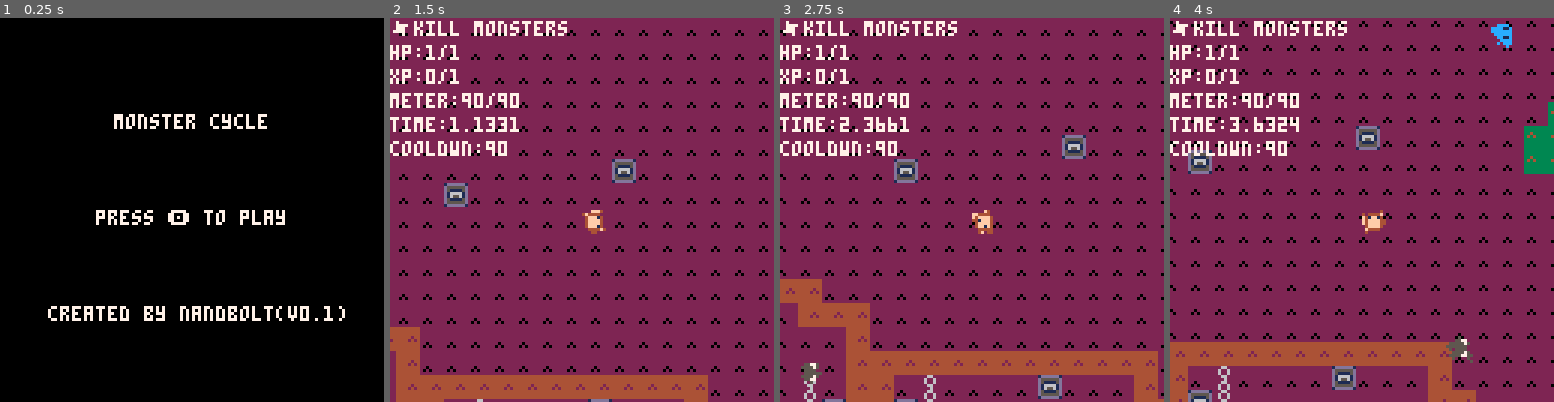
Above: before the commit, frames 1-4 (left to right).
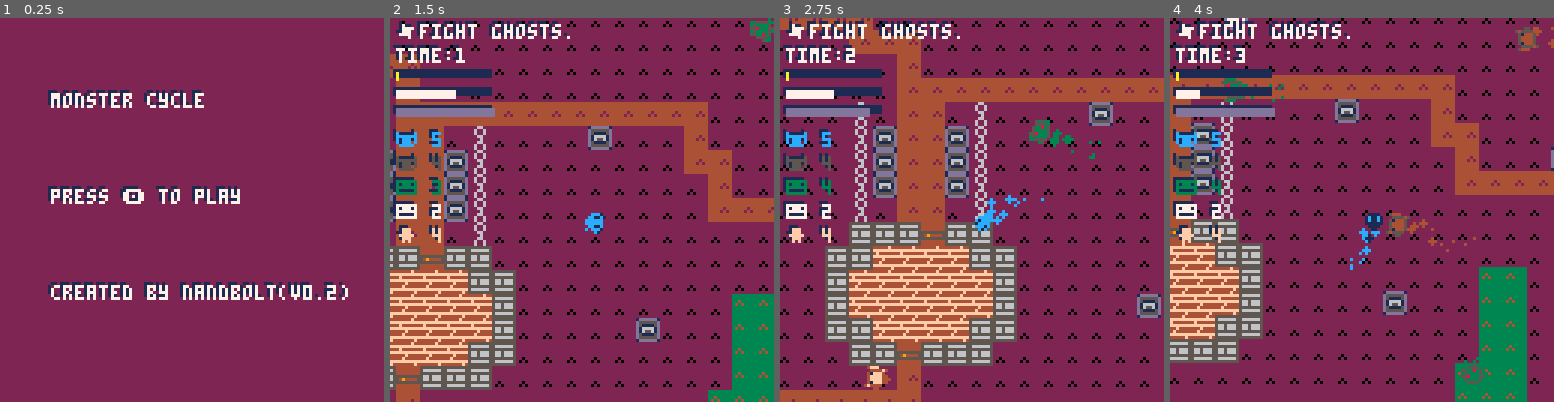
Above: after the commit, the same moments.

Repository: nandbolt/Monster-Cycle
Game: PICO-8 cartridge monster-cycle.p8
Same seed, same stepped clock (60 frames per second), same inputs: the game is played once before the commit and once after it.
Inputs:
- Up to frame 1 (0.25 s): no input
- Up to frame 2 (1.5 s): tap O (Z key) at 0.33, 0.7, 1.43 s; tap X (X key) at 1.07 s
- Up to frame 3 (2.75 s): hold Left 1.97-2.37 s; tap X (X key) at 2.07, 2.4, 2.73 s; tap O (Z key) at 2.22 s; hold Down from 2.42 s (still down)
- Up to frame 4 (4 s): release Down at 2.82 s; hold Right 2.87-3.53 s; tap X (X key) at 3.07, 3.4, 3.73 s; tap O (Z key) at 3.1, 3.98 s; hold Up from 3.58 s (still down)

The runs differ from the first frame. In frame 1, 100% of the frame differs, in the area x 0-100%, y 0-100%; in frame 2, 43%; in frame 3, 50%; in frame 4, 41%.

Commit message:
fullish loop (no decsension)

Diff:
--- a/monster-cycle.p8
+++ b/monster-cycle.p8
@@ -6,7 +6,7 @@
 
 --game state
 gstate=0
-gtime=0
+gtime=0 --game time (steps)
 
 --actor pools
 ghosts={}
@@ -43,11 +43,41 @@
 		skeletons={}
 		humans={}
 
+		--preprocess enemies
+		for i=1,4 do
+			spnr.x=irnd(0,mw)
+			spnr.y=irnd(0,mw)
+			make_ghost(spnr.x,spnr.y,false)
+		end
+		for i=1,4 do
+			spnr.x=irnd(0,mw)
+			spnr.y=irnd(0,mw)
+			make_wraith(spnr.x,spnr.y,false)
+		end
+		for i=1,2 do
+			spnr.x=irnd(0,mw)
+			spnr.y=irnd(0,mw)
+			make_zombie(spnr.x,spnr.y,false)
+		end
+		for i=1,2 do
+			spnr.x=irnd(0,mw)
+			spnr.y=irnd(0,mw)
+			make_skeleton(spnr.x,spnr.y,false)
+		end
+		for i=1,4 do
+			spnr.x=irnd(0,mw)
+			spnr.y=irnd(0,mw)
+			make_human(spnr.x,spnr.y,false)
+		end
+
 		--add player
 		spnr.x=hmw+irnd(0,128)-64
 		spnr.y=hmh+irnd(0,128)-64
-		--make_wraith(spnr.x,spnr.y,true)
-		make_human(spnr.x,spnr.y,true)
+		if rnd(1)<0.5 then
+			make_ghost(spnr.x,spnr.y,true)
+		else
+			make_wraith(spnr.x,spnr.y,true)
+		end
 	end
 end
 
@@ -93,7 +123,7 @@
 				_init()
 			end
 		else
-			gtime+=1/30
+			gtime+=1
 		end
 	end
 end
@@ -105,12 +135,28 @@
 
 	--menu state
 	if gstate==gst_menu then
-		cursor(38,32)
+		local xx,yy=16,24
+		cls(2)
+
+		--title
+		cursor(xx,yy)
+		print("monster cycle",1)
+		cursor(xx+1,yy+1)
 		print("monster cycle",7)
-		cursor(32,64)
+
+		--game mode prompts
+		yy+=32
+		cursor(xx,yy)
+		print("press 🅾️ to play",1)
+		cursor(xx+1,yy+1)
 		print("press 🅾️ to play",7)
-		cursor(16,96)
-		print("created by nandbolt(v0.1)",7)
+
+		--credits
+		yy+=32
+		cursor(xx,yy)
+		print("created by nandbolt(v0.2)",1)
+		cursor(xx+1,yy+1)
+		print("created by nandbolt(v0.2)",7)
 	else
 		--draw tiles
 		map(0,0,0,0,mw,mh)
@@ -127,35 +173,103 @@
 
 		--active state
 		if gstate==gst_active then
-			--draw goal
-			local xx,yy=cam.x,cam.y+1
+			local xx,yy=cam.x+1,cam.y+1
+			local val=0
+
+			--goal
 			cursor(xx,yy)
+			print(player.goal,1)
+			cursor(xx+1,yy+1)
 			print(player.goal,7)
-			cursor(xx,yy+8)
-			print("hp:"..player.hp.."/"..player.maxhp,7)
-			cursor(xx,yy+16)
-			print("xp:"..player.xp.."/"..player.maxxp,7)
-			cursor(xx,yy+24)
-			print("meter:"..player.meter.."/"..player.maxmeter,7)
-			cursor(xx,yy+32)
-			print("time:"..gtime)
-
-			--debug
-			cursor(xx,yy+40)
-			print("cooldwn:"..player.cooldwn)
+
+			--timer
+			yy+=8
+			local seconds=flr(gtime/30)
+			cursor(xx,yy)
+			print("time:"..seconds,1)
+			cursor(xx+1,yy+1)
+			print("time:"..seconds,7)
+
+			--xp
+			yy+=8
+			val=player.xp/player.maxxp
+			rectfill(xx,yy,xx+32,yy+2,1)
+			rectfill(xx+1,yy+1,xx+1+ceil(32*val),yy+3,10)
+
+			--meter
+			yy+=6
+			val=player.meter/player.maxmeter
+			rectfill(xx,yy,xx+32,yy+2,1)
+			rectfill(xx+1,yy+1,xx+1+flr(32*val),yy+3,7)
+
+			--cooldown
+			yy+=6
+			val=player.cooldwn/player.maxcooldwn
+			rectfill(xx,yy,xx+32,yy+2,1)
+			rectfill(xx+1,yy+1,xx+1+flr(32*val),yy+3,13)
+
+			--actors
+			yy+=8
+			val=#ghosts
+			cursor(xx,yy)
+			print("🐱 "..val,1)
+			cursor(xx+1,yy+1)
+			print("🐱 "..val,12)
+			yy+=8
+			val=#wraiths
+			cursor(xx,yy)
+			print("🐱 "..val,1)
+			cursor(xx+1,yy+1)
+			print("🐱 "..val,5)
+			yy+=8
+			val=#zombies
+			cursor(xx,yy)
+			print("😐 "..val,1)
+			cursor(xx+1,yy+1)
+			print("😐 "..val,3)
+			yy+=8
+			val=#skeletons
+			cursor(xx,yy)
+			print("😐 "..val,1)
+			cursor(xx+1,yy+1)
+			print("😐 "..val,7)
+			yy+=8
+			val=#humans
+			cursor(xx,yy)
+			print("웃 "..val,1)
+			cursor(xx+1,yy+1)
+			print("웃 "..val,15)
 		--death menu
 		elseif gstate==gst_dead then
+			--death prompt
 			cursor(cam.x+32,cam.y+32)
+			print("death.",1)
+			cursor(cam.x+33,cam.y+33)
 			print("death.",7)
+
+			--restart prompt
 			cursor(cam.x+32,cam.y+64)
+			print("❎ to retry",1)
+			cursor(cam.x+33,cam.y+65)
 			print("❎ to retry",7)
 		--victory menu
 		elseif gstate==gst_complete then
+			--victory prompt
 			cursor(cam.x+32,cam.y+16)
-			print("zombie reborn.",7)
-			cursor(cam.x+32,cam.y+24)
+			print("monster ascended.",1)
+			cursor(cam.x+33,cam.y+17)
+			print("monster ascended.",7)
+
+			--time
+			cursor(cam.x+32,cam.y+26)
+			print("time:"..gtime,1)
+			cursor(cam.x+33,cam.y+27)
 			print("time:"..gtime,7)
-			cursor(cam.x+32,cam.y+32)
+
+			--restart prompt
+			cursor(cam.x+32,cam.y+36)
+			print("❎ to play again",1)
+			cursor(cam.x+33,cam.y+37)
 			print("❎ to play again",7)
 		end
 	end
@@ -179,10 +293,6 @@
 gst_active=1 --active game state
 gst_dead=2 --dead game state
 gst_complete=3 --complete game state
-goals1={"✽fight ghosts.",
-	"웃eat humans!"}
-goals2={"◆find tombtone!",
-	"⌂find bed!"}
 
 --returns vector2 length
 function get_vec_len(x,y)
@@ -227,6 +337,15 @@
 	end
 	return false
 end
+
+--point_in_view
+function point_in_view(x,y)
+	if x>cam.x and x<cam.x+ss and
+		y>cam.y and y<cam.y+ss then
+		return true
+	end
+	return false
+end
 -->8
 --ghost
 
@@ -240,15 +359,15 @@
 
 	--states
 	ghost.ethereal=true
+	ghost.tier=1
+	ghost.ascenders={80,96}
+	ghost.targs={ghosts,wraiths}
+
+	--trail
+	init_trail(ghost,12)
 
 	--dash
-	ghost.dashing=false
-	ghost.dashspd=3
-	ghost.dashctrail=1 --dash trail color
-
-	--trail
-	ghost.normctrail=12 --normal trail color
-	ghost.ctrail=ghost.normctrail --trail color
+	init_dash(ghost,3,1,{{17},{18},{19}})
 
 	--player or npc
 	if is_player then
@@ -260,79 +379,21 @@
 	end
 
 	--add to list
-	add(ghosts,ghost)
+	ghost.pool=ghosts
+	add(ghost.pool,ghost)
 end
 
 --updates ghost logic
 function update_ghost(ghost)
-	--get input
+	--update input/abilities
 	ghost.update_input(ghost)
-
-	--update dash
-	if ghost.oaction and ghost.meter>0 then
-		if not ghost.dashing then
-			--burst
-			ghost.vx+=ghost.dx*2
-			ghost.vy+=ghost.dy*2
-
-			--if player
-			if ghost==player then
-				sfx(0)
-			end
-		end
-		ghost.dashing=true
-		ghost.invulnerable=true
-		ghost.cooldwn=ghost.maxcooldwn
-		ghost.meter-=1
-	else
-		ghost.dashing=false
-		ghost.invulnerable=false
-		if ghost.cooldwn<=0 then
-			ghost.meter=ghost.maxmeter
-			ghost.cooldwn=ghost.maxcooldwn
-		else
-			ghost.cooldwn-=1
-		end
-	end
-
-	--update max speed
-	if ghost.dashing then
-		ghost.maxspd=ghost.dashspd
-	else
-		ghost.maxspd=ghost.normspd
-	end
-
-	--update trail
-	ghost.ctrail=ghost.normctrail
-	if (ghost.xp==ghost.maxxp) then
-		ghost.ctrail=10
-	elseif (ghost.dashing) then
-		ghost.ctrail=ghost.dashctrail
-	end
-	add_p(ghost.x+irnd(1,6),
-		ghost.y+irnd(1,6),ghost.ctrail)
+	update_dash(ghost)
 
 	--move and collide
 	move_and_collide(ghost)
 
-	--check dash hitbox
-	if ghost.dashing then
-		local oghost=touching(ghost,ghosts)
-		if oghost!=nil then
-			ghost_kill(ghost,oghost)
-		end
-	end
-
-	--check gravestone if ready
-	if ghost.xp==ghost.maxxp then
-		for y=ghost.y,ghost.y+ts,ts do
-			for x=ghost.x,ghost.x+ts,ts do
-				if mget(x/ts,y/ts)==6 then
-					ghost_ascend(ghost)
-				end
-			end
-		end
-	end
+	--check ascendance
+	check_ascend(ghost)
 end
 
 
@@ -346,87 +407,19 @@
 	--update state
 	ghost.mcnt+=1
 	if (ghost.mcnt%2)==0 then
-		ghost_npc_think(ghost)
+		npc_think(ghost)
 	end
 
 	--states
 	if ghost.mstate==st_fight then
-		--update target position
-		if ghost.targ!=nil then
-			ghost.tx=ghost.targ.x+irnd(0,64)-32
-			ghost.ty=ghost.targ.y+irnd(0,64)-32
-		end
-	else
-		--update target
-		if (ghost.mcnt%30)==0 then
-			ghost.tx=ghost.x+irnd(0,64)-32
-			ghost.ty=ghost.y+irnd(0,64)-32
-		end
+		update_target(ghost)
+	else
+		update_rand_target(ghost)
 	end
 
 	--update input direction
 	ghost.dx=clamp(ghost.tx-ghost.x,-1,1)
 	ghost.dy=clamp(ghost.ty-ghost.y,-1,1)
-end
-
---ghost kill
-function ghost_kill(ghost,oghost)
-	--add xp
-	ghost.xp=clamp(ghost.xp+1,0,ghost.maxxp)
-
-	--if player and ready to ascend
-	if ghost==player then
-		sfx(3)
-		if ghost.xp==ghost.maxxp then
-			player.goal=goals2[ghost.idx]
-		end
-	end
-
-	--if other is player
-	if oghost==player then
-		gstate=gst_dead
-		sfx(4)
-	end
-
-	--destroy other ghost
-	del(ghosts,oghost)
-end
-
---ghost ascend
-function ghost_ascend(ghost)
-	--if player
-	if ghost==player then
-		--set player to zombie
-		make_zombie(ghost.x,ghost.y,true)
-
-		--game complete
-		--gstate=gst_complete
-	else
-		--set npc to zombie
-		make_zombie(ghost.x,ghost.y,false)
-	end
-
-	--destroy ghost
-	del(ghosts,ghost)
-end
-
---ghost npc think
-function ghost_npc_think(ghost)
-	if (ghost.mstate==st_wander) then
-		--check near target
-		for oghost in all(ghosts) do
-		 if ghost!=oghost and get_dist(ghost.x,ghost.y,oghost.x,oghost.y)<=ghost.tradius then
-		 	ghost.targ=oghost
-		 	ghost.mstate=st_fight
-		 	ghost.oaction=true
-		 end
-		end
-	else
-		local dist = get_dist(ghost.x,ghost.y,ghost.targ.x,ghost.targ.y)
-		if ghost.targ==nil or dist>ghost.tradius then
-			ghost.mstate=st_wander
-		end
-	end
 end
 -->8
 --particles
@@ -477,12 +470,25 @@
 	--actor
 	init_actor(zombie,x,y,is_player)
 
+	--state
+	zombie.tier=2
+	zombie.ascenders={80,96}
+	zombie.targs={humans}
+
+	--trail
+	init_trail(zombie,3)
+
 	--sprite
 	zombie.rsprs={33,49}
 	zombie.dsprs={34,50}
 	zombie.dgsprs={35,51}
 	zombie.sprs=zombie.rsprs
 
+	--dash
+	init_dash(zombie,2,3,
+		{zombie.rsprs,zombie.dsprs,
+		zombie.dgsprs})
+
 	--player or npc
 	if is_player then
 		zombie.update_input=update_player_input
@@ -493,16 +499,21 @@
 	end
 
 	--add to list
-	add(zombies,zombie)
+	zombie.pool=zombies
+	add(zombie.pool,zombie)
 end
 
 --updates zombie logic
 function update_zombie(zombie)
 	--get input
 	zombie.update_input(zombie)
+	update_dash(zombie)
 
 	--move and collide
 	move_and_collide(zombie)
+
+	--check ascendance
+	check_ascend(zombie)
 end
 
 --renders the zombie
@@ -512,9 +523,18 @@
 
 -- npc input
 function zombie_npc_input(zombie)
-	--update target
-	zombie.tx=zombie.x+irnd(0,64)-32
-	zombie.ty=zombie.y+irnd(0,64)-32
+	--update state
+	zombie.mcnt+=1
+	if (zombie.mcnt%2)==0 then
+		npc_think(zombie)
+	end
+
+	--states
+	if zombie.mstate==st_fight then
+		update_target(zombie)
+	else
+		update_rand_target(zombie)
+	end
 
 	--update input direction
 	zombie.dx=clamp(zombie.tx-zombie.x,-1,1)
@@ -551,13 +571,15 @@
 	a.flipx=false --sprite flip x
 	a.flipy=false --sprite flip y
 
+	--tier
+	a.tier=1
+	a.targs={}
+
 	--health
-	a.maxhp=1
-	a.hp=1
 	a.invulnerable=false
 
 	--xp
-	a.maxxp=1
+	a.maxxp=3
 	a.xp=0
 
 	--meter
@@ -639,20 +661,22 @@
 
 --checks actor collisions
 -- return: actor or nil
-function touching(a,pool)
-	for y=a.y,a.y+ts,ts do
-		for x=a.x,a.x+ts,ts do
-			for i=#pool,1,-1 do
-				local oa=pool[i]
-				local x1=oa.x
-				local x2=oa.x+ts
-				local y1=oa.y
-				local y2=oa.y+ts
-				local colliding=point_in_box(x,y,x1,y1,x2,y2)
-				if oa!=a and not
-				 oa.invulnerable and
-				 colliding then
-					return oa
+function touching(a,pools)
+	for pool in all(pools) do
+		for y=a.y,a.y+ts,ts do
+			for x=a.x,a.x+ts,ts do
+				for i=#pool,1,-1 do
+					local oa=pool[i]
+					local x1=oa.x
+					local x2=oa.x+ts
+					local y1=oa.y
+					local y2=oa.y+ts
+					local colliding=point_in_box(x,y,x1,y1,x2,y2)
+					if oa!=a and not
+					 oa.invulnerable and
+					 colliding then
+						return oa
+					end
 				end
 			end
 		end
@@ -691,7 +715,7 @@
 		if abs(abs(a.vx)-
 			abs(a.vy))<1 then
 			if a.dashing then
-				a.sprs={19}
+				a.sprs=a.dashdgsprs
 			else
 				a.sprs=a.dgsprs
 			end
@@ -710,7 +734,7 @@
 		--down sprite
 		elseif abs(a.vx)<abs(a.vy) then
 			if a.dashing then
-				a.sprs={18}
+				a.sprs=a.dashdsprs
 			else
 				a.sprs=a.dsprs
 			end
@@ -724,7 +748,7 @@
 		--right sprite
 		else
 			if a.dashing then
-				a.sprs={17}
+				a.sprs=a.dashrsprs
 			else
 				a.sprs=a.rsprs
 			end
@@ -743,14 +767,200 @@
 		1,1,a.flipx,a.flipy)
 
 	--draw hitbox
-	--for y=ghost.y,ghost.y+ts do
-		--for x=ghost.x,ghost.x+ts do
-			--if (x==ghost.x or x==ghost.x+ts or
-				--y==ghost.y or y==ghost.y+ts) then
-				--pset(x,y,1)
-			--end
-		--end
-	--end
+	--draw_hitbox(a)
+end
+
+--init trail
+function init_trail(a,c)
+	a.normctrail=c --normal trail color
+	a.ctrail=a.normctrail --trail color
+end
+
+--update trail
+function update_trail(a)
+	a.ctrail=a.normctrail
+	if (a.xp==a.maxxp) then
+		a.ctrail=10
+	elseif (a.dashing) then
+		a.ctrail=a.dashctrail
+	end
+	add_p(a.x+irnd(1,6),
+		a.y+irnd(1,6),a.ctrail)
+end
+
+--init dash
+function init_dash(a,dspd,dc,sprs)
+	--states
+	a.dashing=false
+	a.dashspd=dspd
+	a.dashctrail=dc --dash trail color
+	a.dashdmg=1
+
+	--sprites
+	a.dashrsprs=sprs[1]
+	a.dashdsprs=sprs[2]
+	a.dashdgsprs=sprs[3]
+end
+
+--update dash
+function update_dash(a)
+	if a.oaction and a.meter>0 then
+		if not a.dashing then
+			--burst
+			a.vx+=a.dx*2
+			a.vy+=a.dy*2
+			a.meter-=10
+
+			--if player
+			if a==player then
+				sfx(0)
+			end
+		end
+		a.dashing=true
+		a.invulnerable=true
+		a.cooldwn=a.maxcooldwn
+		a.meter-=1
+	else
+		a.dashing=false
+		a.invulnerable=false
+		if a.cooldwn<=0 then
+			a.meter=a.maxmeter
+			a.cooldwn=a.maxcooldwn
+		elseif a.meter<a.maxmeter then
+			a.cooldwn-=1
+		end
+	end
+
+	--update max speed
+	if a.dashing then
+		a.maxspd=a.dashspd
+
+		--check dash collisions
+		local oa=touching(a,a.targs)
+		if oa!=nil then
+			actor_kill(a,oa)
+		end
+	else
+		a.maxspd=a.normspd
+	end
+
+	--update trail
+	update_trail(a)
+end
+
+--ghost kill
+function actor_kill(a,oa)
+	--add xp
+	a.xp=clamp(a.xp+1,0,a.maxxp)
+
+	--if player and ready to ascend
+	if a==player then
+		sfx(3)
+		if a.xp==a.maxxp then
+			if a.tier==1 then
+				player.goal="◆find tombtone!"
+			elseif a.tier==2 then
+				player.goal="⌂find bed!"
+			elseif a.tier==3 then
+				player.goal="★find portal!"
+			end
+		end
+	end
+
+	--if other is player
+	if oa==player then
+		gstate=gst_dead
+		sfx(4)
+	end
+
+	--destroy other ghost
+	del(oa.pool,oa)
+end
+
+--check ascension
+function check_ascend(a)
+	if a.xp==a.maxxp then
+		for y=a.y,a.y+ts,ts do
+			for x=a.x,a.x+ts,ts do
+				local tile=mget(x/ts,y/ts)
+				if in_table(a.ascenders,tile) then
+					ascend(a)
+					return
+				end
+			end
+		end
+	end
+end
+
+--ascend
+function ascend(a)
+	local is_player=a==player
+
+	--to tier 2
+	if a.tier+1==2 then
+		if rnd(1)>0.5 then
+			make_zombie(a.x,a.y,is_player)
+		else
+			make_skeleton(a.x,a.y,is_player)
+		end
+	--to tier 3
+	elseif a.tier+1==3 then
+		make_human(a.x,a.y,is_player)
+	--to tier 4
+	elseif a.tier+1==4 then
+		gstate=gst_complete
+	end
+
+	--destroy actor
+	del(a.pool,a)
+end
+
+--get nearby target
+function get_near_targ(a)
+	for pool in all(a.targs) do
+		for oa in all(pool) do
+			if (a!=oa and get_dist(a.x,
+				a.y,oa.x,oa.y)<=
+				a.tradius) then
+				return oa
+			end
+		end
+	end
+end
+
+--npc think
+function npc_think(a)
+	if (a.mstate==st_wander) then
+		--check near target
+		a.targ=get_near_targ(a)
+		if a.targ!=nil then
+			a.mstate=st_fight
+			a.oaction=true
+		end
+	else
+		local dist = get_dist(a.x,a.y,a.targ.x,a.targ.y)
+		if a.targ==nil or dist>a.tradius then
+			a.mstate=st_wander
+		end
+	end
+end
+
+--update target
+function update_target(a)
+	if a.targ!=nil then
+		a.tx=a.targ.x+irnd(0,64)-32
+		a.ty=a.targ.y+irnd(0,64)-32
+	else
+		a.mstate=st_wander
+	end
+end
+
+--update random target
+function update_rand_target(a)
+	if (a.mcnt%30)==0 then
+		a.tx=a.x+irnd(0,64)-32
+		a.ty=a.y+irnd(0,64)-32
+	end
 end
 -->8
 --wraith
@@ -761,6 +971,22 @@
 
 	--actor
 	init_actor(wraith,x,y,is_player)
+
+	--states
+	wraith.ethereal=true
+	wraith.tier=1
+	wraith.ascenders={80,96}
+	wraith.targs={ghosts,wraiths}
+
+	--trail
+	init_trail(wraith,5)
+
+	--dash
+	init_dash(wraith,4,8,{{20},{21},{22}})
+
+	--meter
+	wraith.maxmeter=60
+	wraith.meter=60
 
 	--sprite
 	wraith.rsprs={4}
@@ -768,20 +994,18 @@
 	wraith.dgsprs={6}
 	wraith.sprs={4}
 
-	--trail
-	wraith.ctrail=5 --trail color
-
 	--player or npc
 	if is_player then
 		wraith.update_input=update_player_input
-		wraith.goal="✽fight wraiths."
+		wraith.goal="✽fight ghosts."
 		player=wraith
 	else
 		init_actor_npc(wraith,wraith_npc_input)
 	end
 
 	--add to list
-	add(wraiths,wraith)
+	wraith.pool=wraiths
+	add(wraith.pool,wraith)
 end
 
 --updates wraith logic
@@ -789,12 +1013,14 @@
 	--get input
 	wraith.update_input(wraith)
 
-	--update trail
-	add_p(wraith.x+irnd(1,6),
-		wraith.y+irnd(1,6),wraith.ctrail)
+	--update dash
+	update_dash(wraith)
 
 	--move and collide
 	move_and_collide(wraith)
+
+	--check ascendance
+	check_ascend(wraith)
 end
 
 --renders the wraith
@@ -804,17 +1030,22 @@
 
 --wraith npc input
 function wraith_npc_input(wraith)
-	--update target
-	wraith.tx=wraith.x+irnd(0,64)-32
-	wraith.ty=wraith.y+irnd(0,64)-32
+	--update state
+	wraith.mcnt+=1
+	if (wraith.mcnt%2)==0 then
+		npc_think(wraith)
+	end
+
+	--states
+	if wraith.mstate==st_fight then
+		update_target(wraith)
+	else
+		update_rand_target(wraith)
+	end
 
 	--update input direction
 	wraith.dx=clamp(wraith.tx-wraith.x,-1,1)
 	wraith.dy=clamp(wraith.ty-wraith.y,-1,1)
-end
-
---wraith npc think
-function wraith_npc_think(wraith)
 end
 -->8
 --spawner
@@ -823,18 +1054,26 @@
 spnr.y=0 --spawner y
 spnr.cnt=0 --spawn counter
 spnr.freq=30 --spawn frequency
-spnr.maxghosts=12 --max ghost spawns
+spnr.maxghosts=4 --max ghost spawns
 spnr.maxwraiths=4 --max wraith spawns
 spnr.maxzombies=4 --max zombie spawns
 spnr.maxskeletons=4 --max skeleton spawns
 spnr.maxhumans=4 --max human spawns
 
 --update spawn point
--- if not ethereal, dont
--- spawn in walls
 function update_spawnpoint(ethereal)
 	spnr.x=cam.x+irnd(0,1)*(ss+ts)-ts
 	spnr.y=cam.y+irnd(0,1)*(ss+ts)-ts
+	if spnr.x>mw then
+		spnr.x-=ss
+	elseif spnr.x<0 then
+		spnr.x+=ss
+	end
+	if spnr.y>mh then
+		spnr.x-=ss
+	elseif spnr.y<0 then
+		spnr.x+=ss
+	end
 end
 
 --update spawner
@@ -871,12 +1110,25 @@
 	--actor
 	init_actor(skeleton,x,y,is_player)
 
+	--state
+	skeleton.tier=2
+	skeleton.ascenders={80,96}
+	skeleton.targs={humans}
+
+	--trail
+	init_trail(skeleton,7)
+
 	--sprite
 	skeleton.rsprs={36,52}
 	skeleton.dsprs={37,53}
 	skeleton.dgsprs={38,54}
 	skeleton.sprs=skeleton.rsprs
 
+	--dash
+	init_dash(skeleton,2,7,
+		{skeleton.rsprs,skeleton.dsprs,
+		skeleton.dgsprs})
+
 	--player or npc
 	if is_player then
 		skeleton.update_input=update_player_input
@@ -887,16 +1139,21 @@
 	end
 
 	--add to list
-	add(skeletons,skeleton)
+	skeleton.pool=skeletons
+	add(skeleton.pool,skeleton)
 end
 
 --updates zombie logic
 function update_skeleton(skeleton)
 	--get input
 	skeleton.update_input(skeleton)
+	update_dash(skeleton)
 
 	--move and collide
 	move_and_collide(skeleton)
+
+	--check ascendance
+	check_ascend(skeleton)
 end
 
 --renders the skeleton
@@ -906,17 +1163,22 @@
 
 -- npc input
 function skeleton_npc_input(skeleton)
-	--update target
-	skeleton.tx=skeleton.x+irnd(0,64)-32
-	skeleton.ty=skeleton.y+irnd(0,64)-32
+	--update state
+	skeleton.mcnt+=1
+	if (skeleton.mcnt%2)==0 then
+		npc_think(skeleton)
+	end
+
+	--states
+	if skeleton.mstate==st_fight then
+		update_target(skeleton)
+	else
+		update_rand_target(skeleton)
+	end
 
 	--update input direction
 	skeleton.dx=clamp(skeleton.tx-skeleton.x,-1,1)
 	skeleton.dy=clamp(skeleton.ty-skeleton.y,-1,1)
-end
-
---skeleton npc think
-function skeleton_npc_think(skeleton)
 end
 -->8
 --human
@@ -928,6 +1190,14 @@
 
 	--actor
 	init_actor(human,x,y,is_player)
+
+	--state
+	human.tier=3
+	human.ascenders={80,96}
+	human.targs={zombies,skeletons}
+
+	--trail
+	init_trail(human,4)
 
 	--sprite
 	if rnd(1)<0.5 then
@@ -941,6 +1211,11 @@
 	end
 	human.sprs=human.rsprs
 
+	--dash
+	init_dash(human,3,4,
+		{human.rsprs,human.dsprs,
+		human.dgsprs})
+
 	--player or npc
 	if is_player then
 		human.update_input=update_player_input
@@ -951,16 +1226,21 @@
 	end
 
 	--add to list
-	add(humans,human)
+	human.pool=humans
+	add(human.pool,human)
 end
 
 --updates human logic
 function update_human(human)
 	--get input
 	human.update_input(human)
+	update_dash(human)
 
 	--move and collide
 	move_and_collide(human)
+
+	--check ascendance
+	check_ascend(human)
 end
 
 --renders the human
@@ -970,17 +1250,22 @@
 
 -- npc input
 function human_npc_input(human)
-	--update target
-	human.tx=human.x+irnd(0,64)-32
-	human.ty=human.y+irnd(0,64)-32
+	--update state
+	human.mcnt+=1
+	if (human.mcnt%2)==0 then
+		npc_think(human)
+	end
+
+	--states
+	if human.mstate==st_fight then
+		update_target(human)
+	else
+		update_rand_target(human)
+	end
 
 	--update input direction
 	human.dx=clamp(human.tx-human.x,-1,1)
 	human.dy=clamp(human.ty-human.y,-1,1)
-end
-
---human npc think
-function human_npc_think(human)
 end
 __gfx__
 00000000000000000000000000000000000000000000000000050000000fff4000000040004f0000222222222226622200000000000000000000000000000000
